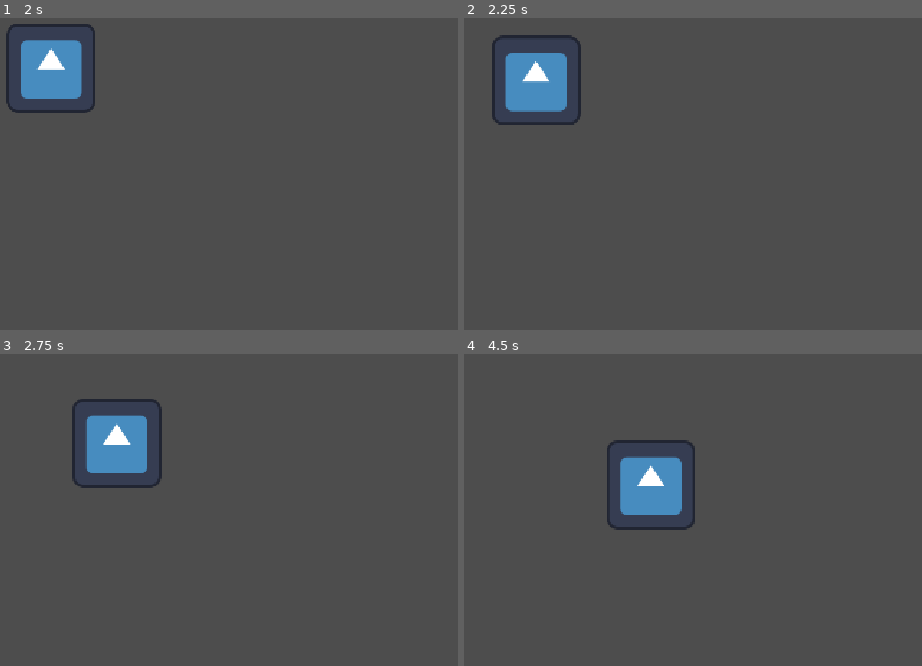
Above: before the commit, frames 1-4 (two rows, left to right).
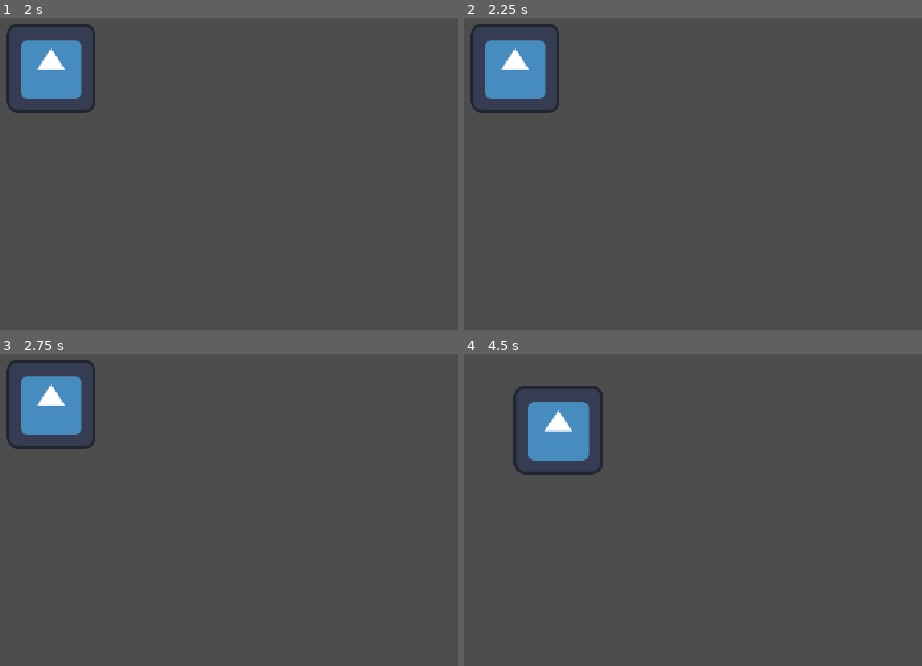
Above: after the commit, the same moments.

Repository: apliraa/GameJamPlus
Game: Godot game, scene res://scenes/Npc.tscn
The game is run twice, just before and just after one commit, with the same random seed, the same clock (stepped at 60 frames per second) and the same inputs. This scene is started directly instead of the project's main scene. The engine's default icon, where the game draws it, is replaced by a stand-in: a white triangle on a blue panel in a dark square.
Inputs (mouse positions are in pixels of both pictures, inside the frame that each line leads up to):
- Up to frame 1 (2 s): tap Enter at 0.5 s; move the mouse to (457, 177) at 0.52 s; click (457, 177) at 0.6 s; tap Space at 1.25 s; move the mouse to (119, 223) at 1.27 s; click (119, 223) at 1.35 s
- Up to frame 2 (2.25 s): tap Enter at 2 s; move the mouse to (825, 102) at 2.02 s; click (825, 102) at 2.1 s
- Up to frame 3 (2.75 s): no input
- Up to frame 4 (4.5 s): move the mouse to (706, 625) at 2.77 s; click (706, 625) at 2.85 s; move the mouse to (outside the picture) at 3.52 s; click (outside the picture) at 3.6 s; move the mouse to (505, 469) at 4.27 s; click (505, 469) at 4.35 s

Frame 1 is identical in both runs. In frame 2, 3.9% of the frame differs, in the area x 1-26%, y 1-35%; in frame 3, 6.1%; in frame 4, 6.6%, in the area x 10-51%, y 10-57%.

Commit message:
Fix script

Diff:
--- a/game-jam-plus/scenes/Npc.tscn
+++ b/game-jam-plus/scenes/Npc.tscn
@@ -1,6 +1,6 @@
 [gd_scene format=3 uid="uid://brnwmy3ij5rld"]
 
-[ext_resource type="Script" uid="uid://dfih1ib8pdavr" path="res://scenes/npc.gd" id="1_7fv6s"]
+[ext_resource type="Script" uid="uid://dfih1ib8pdavr" path="res://scripts/npc.gd" id="1_7fv6s"]
 [ext_resource type="Texture2D" uid="uid://v5cu1276vqab" path="res://assets/icon.svg" id="2_bq5aw"]
 
 [sub_resource type="RectangleShape2D" id="RectangleShape2D_ev4kj"]
@@ -9,7 +9,7 @@
 process_mode = 3
 script = ExtResource("1_7fv6s")
 radius_limit = 200.0
-timer = 2.0
+timer = 4.0
 
 [node name="Sprite2D" type="Sprite2D" parent="." unique_id=1562784947]
 position = Vector2(245, 134)
--- a/game-jam-plus/scenes/npc.gd
+++ b/game-jam-plus/scripts/npc.gd
@@ -36,8 +36,7 @@
 
 	if(prob < 0.55):
 		var angle = randf_range(0.0, TAU)
-		var lenght = randf_range(0.2, 1.0)
-		DIRECTION = (Vector2.from_angle(angle) * lenght).normalized()
+		DIRECTION = (Vector2.from_angle(angle)).normalized()
 	else:
 		DIRECTION = Vector2.ZERO
 
Renamed: game-jam-plus/scenes/npc.gd.uid -> game-jam-plus/scripts/npc.gd.uid
